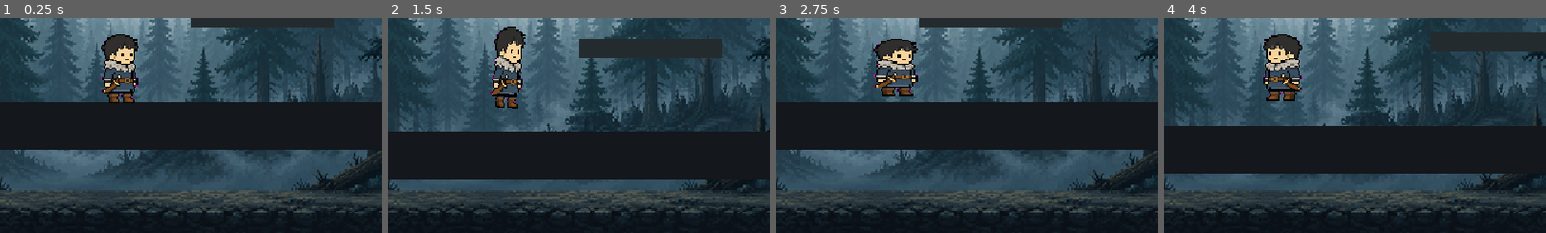
Above: before the commit, frames 1-4 (left to right).
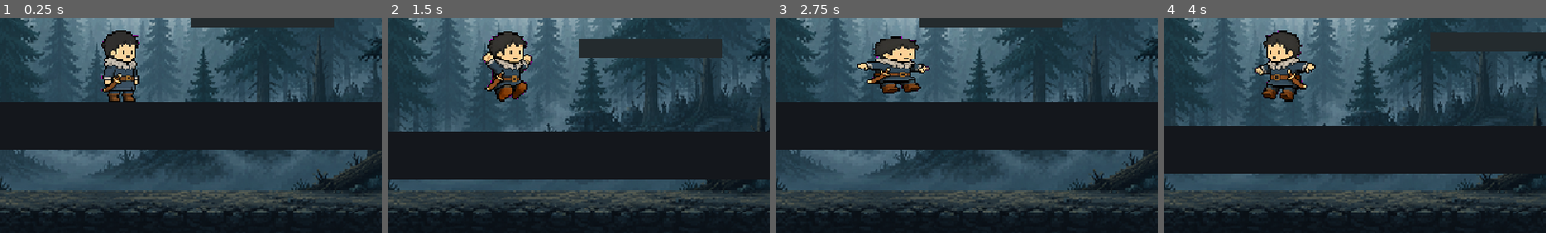
Above: after the commit, the same moments.

Repository: AhmetSoz/verridia
Game: Godot game, scene res://scenes/levels/test_odasi.tscn
The game is run twice, just before and just after one commit, with the same random seed, the same clock (stepped at 60 frames per second) and the same inputs.
Inputs:
- Up to frame 1 (0.25 s): no input
- Up to frame 2 (1.5 s): hold Space (zipla) 0.53-1.28 s; tap L (parry) at 0.6 s; tap Space (zipla) at 1.35 s
- Up to frame 3 (2.75 s): tap L (parry) at 1.55 s; hold Space (zipla) from 2.03 s (still down); tap D (hareket_sag) at 2.1 s
- Up to frame 4 (4 s): release Space (zipla) at 2.78 s; tap A (hareket_sol) at 2.85 s; tap L (parry) at 3.05 s; hold Space (zipla) from 3.53 s (still down); tap Shift (kacin) at 3.6 s
The pictures show only the part of the screen within x 34-84%, y 42-92%; the shares and areas given below are measured in that part.

The runs differ from the first frame. In frame 1, 1.7% of the frame differs, in the area x 26-37%, y 5-40%; in frame 2, 2.4%, in the area x 24-38%, y 4-43%; in frame 3, 2.2%; in frame 4, 2.1%.

Commit message:
OYUN: Togan GERÇEK animasyonlu — yürüme/saldırı/zıplama (AnimatedSprite2D)
- Senin ürettiğin 3 şerit (yürüme 4k, kılıç saldırısı 3k, zıplama 2k) + idle:
  Python ile macenta temizlendi, karelere kesildi, ayak-hizalı ortak 112x72 tuvale
  normalize edildi (hepsi aynı boyutta)
- togan.tscn: Sprite2D → AnimatedSprite2D + SpriteFrames (idle/yuru/saldiri/zipla/dusus)
- player_togan.gd: duruma göre gerçek animasyon oynatma; saldırı comboda baştan başlar;
  procedural juice sadeleşti (gerçek kareler hareketi taşıyor, kod sadece iniş ezilmesi +
  kaçınma yatışı + durum tonlaması ekliyor); flip_h ile yön
- Taşınan asset yolları düzeltildi (togan/, pas-çene/, arkaplanlar/ alt klasörleri)
- Godot import + headless: 0 hata

Co-Authored-By: Claude Fable 5 <noreply@anthropic.com>

Diff:
--- a/game/scenes/characters/togan.tscn
+++ b/game/scenes/characters/togan.tscn
@@ -1,10 +1,47 @@
-[gd_scene load_steps=9 format=3]
+[gd_scene load_steps=18 format=3]
 
 [ext_resource type="Script" path="res://scripts/movement/player_togan.gd" id="1_pt"]
 [ext_resource type="Script" path="res://scripts/combat/combat_stats.gd" id="2_cs"]
 [ext_resource type="Script" path="res://scripts/combat/hitbox.gd" id="3_hb"]
 [ext_resource type="Script" path="res://scripts/combat/hurtbox.gd" id="4_hu"]
-[ext_resource type="Texture2D" uid="uid://2yweu18xc7mm" path="res://asset/togan_idle.png" id="5_tex"]
+[ext_resource type="Texture2D" uid="uid://bio8h0gay6qc0" path="res://asset/togan/idle_0.png" id="10"]
+[ext_resource type="Texture2D" uid="uid://bb0g6yogfqgcw" path="res://asset/togan/yuru_0.png" id="11"]
+[ext_resource type="Texture2D" uid="uid://j4eoejt5nix7" path="res://asset/togan/yuru_1.png" id="12"]
+[ext_resource type="Texture2D" uid="uid://dbt3un46elsm8" path="res://asset/togan/yuru_2.png" id="13"]
+[ext_resource type="Texture2D" uid="uid://co0y2ksa5x6i1" path="res://asset/togan/yuru_3.png" id="14"]
+[ext_resource type="Texture2D" uid="uid://bucwvlhurr6nh" path="res://asset/togan/saldiri_0.png" id="15"]
+[ext_resource type="Texture2D" uid="uid://gt0ssup7rinp" path="res://asset/togan/saldiri_1.png" id="16"]
+[ext_resource type="Texture2D" uid="uid://b50ikojah80ba" path="res://asset/togan/saldiri_2.png" id="17"]
+[ext_resource type="Texture2D" uid="uid://b6oruhxu2kiey" path="res://asset/togan/zipla_0.png" id="18"]
+[ext_resource type="Texture2D" uid="uid://cx1h3fak17mvr" path="res://asset/togan/zipla_1.png" id="19"]
+
+[sub_resource type="SpriteFrames" id="sf"]
+animations = [{
+"frames": [{"duration": 1.0, "texture": ExtResource("10")}],
+"loop": true,
+"name": &"idle",
+"speed": 5.0
+}, {
+"frames": [{"duration": 1.0, "texture": ExtResource("11")}, {"duration": 1.0, "texture": ExtResource("12")}, {"duration": 1.0, "texture": ExtResource("13")}, {"duration": 1.0, "texture": ExtResource("14")}],
+"loop": true,
+"name": &"yuru",
+"speed": 10.0
+}, {
+"frames": [{"duration": 1.0, "texture": ExtResource("15")}, {"duration": 1.0, "texture": ExtResource("16")}, {"duration": 1.0, "texture": ExtResource("17")}],
+"loop": false,
+"name": &"saldiri",
+"speed": 14.0
+}, {
+"frames": [{"duration": 1.0, "texture": ExtResource("18")}],
+"loop": true,
+"name": &"zipla",
+"speed": 5.0
+}, {
+"frames": [{"duration": 1.0, "texture": ExtResource("19")}],
+"loop": true,
+"name": &"dusus",
+"speed": 5.0
+}]
 
 [sub_resource type="RectangleShape2D" id="govde_sekil"]
 size = Vector2(20, 44)
@@ -20,9 +57,11 @@
 collision_mask = 1
 script = ExtResource("1_pt")
 
-[node name="Gorsel" type="Sprite2D" parent="."]
-position = Vector2(0, -29)
-texture = ExtResource("5_tex")
+[node name="Gorsel" type="AnimatedSprite2D" parent="."]
+position = Vector2(0, -34)
+sprite_frames = SubResource("sf")
+animation = &"idle"
+autoplay = "idle"
 
 [node name="CollisionShape2D" type="CollisionShape2D" parent="."]
 position = Vector2(0, -22)
@@ -48,11 +87,5 @@
 [node name="HurtboxSekil" type="CollisionShape2D" parent="Hurtbox"]
 shape = SubResource("hurtbox_sekil")
 
-[node name="Slash" type="Polygon2D" parent="."]
-visible = false
-position = Vector2(18, -24)
-color = Color(0.95, 0.98, 1, 0.9)
-polygon = PackedVector2Array(3, -18, 16, -9, 21, 0, 16, 9, 3, 18, 8, 9, 12, 0, 8, -9)
-
 [node name="Camera2D" type="Camera2D" parent="."]
 position = Vector2(0, -40)
--- a/game/scenes/enemies/dummy.tscn
+++ b/game/scenes/enemies/dummy.tscn
@@ -4,7 +4,7 @@
 [ext_resource type="Script" path="res://scripts/combat/combat_stats.gd" id="2_cs"]
 [ext_resource type="Script" path="res://scripts/combat/hitbox.gd" id="3_hb"]
 [ext_resource type="Script" path="res://scripts/combat/hurtbox.gd" id="4_hu"]
-[ext_resource type="Texture2D" uid="uid://daeip5b7hsqjv" path="res://asset/pascene_idle.png" id="5_tex"]
+[ext_resource type="Texture2D" uid="uid://daeip5b7hsqjv" path="res://asset/pas-çene/pascene_idle.png" id="5_tex"]
 
 [sub_resource type="RectangleShape2D" id="govde_sekil"]
 size = Vector2(22, 36)
--- a/game/scenes/levels/test_odasi.tscn
+++ b/game/scenes/levels/test_odasi.tscn
@@ -3,7 +3,7 @@
 [ext_resource type="Script" path="res://scripts/tests/test_odasi.gd" id="1_to"]
 [ext_resource type="PackedScene" path="res://scenes/characters/togan.tscn" id="2_tg"]
 [ext_resource type="PackedScene" path="res://scenes/enemies/dummy.tscn" id="3_dm"]
-[ext_resource type="Texture2D" uid="uid://d4c08673qt2d1" path="res://asset/golgeortu_arka.png" id="4_bg"]
+[ext_resource type="Texture2D" uid="uid://d4c08673qt2d1" path="res://asset/arkaplanlar/golgeortu_arka.png" id="4_bg"]
 
 [sub_resource type="RectangleShape2D" id="zemin_sekil"]
 size = Vector2(1200, 40)
--- a/game/scripts/movement/player_togan.gd
+++ b/game/scripts/movement/player_togan.gd
@@ -52,8 +52,7 @@
 @onready var stats: CombatStats = $CombatStats
 @onready var hitbox: Hitbox = $Hitbox
 @onready var hurtbox: Hurtbox = $Hurtbox
-@onready var gorsel: Sprite2D = $Gorsel
-@onready var slash: Polygon2D = $Slash
+@onready var gorsel: AnimatedSprite2D = $Gorsel
 
 func _ready() -> void:
 	add_to_group("oyuncu")
@@ -220,6 +219,8 @@
 		_duruma_gec(Durum.HAFIF_SALDIRI)
 	hitbox.position.x = 18.0 * yon
 	velocity.x = 0.0
+	gorsel.play("saldiri")
+	gorsel.set_frame_and_progress(0, 0.0)   # kombo için baştan
 
 func _saldiri_guncelle(_delta: float) -> void:
 	var evreler: Array = AGIR_EVRELER if _saldiri_agir_mi else HAFIF_EVRELER
@@ -304,88 +305,42 @@
 		_parry_aktif = false
 
 func _durum_gorseli() -> void:
-	## Sprite tonlaması: duruma göre modulate (animasyon gelene kadar geri bildirim).
-	## modulate >1 aşırı parlama; alpha < 1 soluklaşma sağlar.
-	var ton := Color.WHITE                         # normal: dokunma
+	## Animasyon seçimi + durum tonlaması (modulate).
+	var ton := Color.WHITE
+	var anim := "idle"
 	match durum:
+		Durum.KOSU:
+			anim = "yuru"
+		Durum.ZIPLA:
+			anim = "zipla"
+		Durum.DUSUS:
+			anim = "dusus"
+		Durum.HAFIF_SALDIRI, Durum.AGIR_SALDIRI:
+			anim = "saldiri"                        # başlatma _saldiri_basla'da
 		Durum.KACINMA:
-			ton = Color(1, 1, 1, 0.45)             # dokunulmazlıkta soluk
-		Durum.HAFIF_SALDIRI:
-			ton = Color(1.15, 1.12, 0.95)          # hafif parlama
-		Durum.AGIR_SALDIRI:
-			ton = Color(1.3, 1.05, 0.85)           # ağır: sıcak parlama
+			ton = Color(1, 1, 1, 0.45)              # dokunulmazlıkta soluk
 		Durum.PARRY:
-			ton = Color(1.6, 1.5, 1.0) if _parry_aktif else Color(0.8, 0.8, 0.75)
+			ton = Color(1.6, 1.5, 1.0) if _parry_aktif else Color(0.85, 0.85, 0.8)
 		Durum.HASAR, Durum.SENDELEME:
-			ton = Color(1.5, 0.55, 0.55)           # kırmızı flaş
+			ton = Color(1.5, 0.55, 0.55)            # kırmızı flaş
 		Durum.OLU:
 			ton = Color(0.45, 0.45, 0.5)
 	gorsel.modulate = ton
-	# yön çevirme _animasyon() içinde scale.x işaretiyle yapılır
-
-# ---------- Procedural animasyon (tek sprite'ı canlandırır, yeni kare gerekmez) ----------
-const GORSEL_TABAN_Y := -29.0
-var _anim_zaman: float = 0.0
+	gorsel.flip_h = yon < 0
+	if gorsel.animation != anim:
+		gorsel.play(anim)
+
+# ---------- Ek juice (gerçek kareler üstüne: iniş ezilmesi + kaçınma yatışı) ----------
 var _squash: Vector2 = Vector2.ONE
-var _hedef_squash: Vector2 = Vector2.ONE
 var _onceki_yerde: bool = true
 
 func _animasyon(delta: float) -> void:
-	_anim_zaman += delta
 	var yerde := is_on_floor()
-	var offset_y := 0.0
-	var offset_x := 0.0
-	var egim := 0.0
-	_hedef_squash = Vector2.ONE
-	slash.visible = false
-
-	match durum:
-		Durum.KOSU:
-			# Belirgin koşu: çift zıplama + adım sallanması + öne eğim
-			var hiz_orani: float = clampf(absf(velocity.x) / kosu_hizi, 0.3, 1.0)
-			var faz := _anim_zaman * 16.0
-			offset_y = -absf(sin(faz)) * 5.0 * hiz_orani          # zemine değip zıplama
-			offset_x = cos(faz) * 1.5 * yon                        # adım salınımı
-			egim = deg_to_rad(9.0) * yon                           # koşarken öne yatık
-			# Ayak yere değince hafif ezil
-			_hedef_squash = Vector2(1.0 + 0.06 * absf(cos(faz)), 1.0 - 0.06 * absf(cos(faz)))
-		Durum.BOS:
-			offset_y = sin(_anim_zaman * 3.0)                      # nefes
-			_hedef_squash = Vector2(1.0, 1.0 + 0.03 * sin(_anim_zaman * 3.0))
-		Durum.ZIPLA:
-			_hedef_squash = Vector2(0.82, 1.2)                     # yukarı uzama
-			egim = deg_to_rad(4.0) * yon
-		Durum.DUSUS:
-			_hedef_squash = Vector2(0.9, 1.12)
-		Durum.HAFIF_SALDIRI, Durum.AGIR_SALDIRI:
-			# Aktif evrede öne atıl + kılıç parlaması göster
-			var aktif := _saldiri_evre == 1
-			var g: float = 1.0 if aktif else 0.35
-			offset_x = 7.0 * yon * g
-			_hedef_squash = Vector2(1.0 + 0.15 * g, 1.0 - 0.08 * g)
-			if aktif:
-				slash.visible = true
-				slash.scale.x = float(yon)
-				# Yay gibi süpürme: üstten alta hızlı dön + solma
-				var t: float = clampf(_durum_sayac / 0.12, 0.0, 1.0)
-				slash.rotation = deg_to_rad(lerpf(-55.0, 55.0, t)) * yon
-				slash.modulate.a = 1.0 - t
-		Durum.KACINMA:
-			egim = deg_to_rad(20.0) * yon                          # öne yatış
-			_hedef_squash = Vector2(1.18, 0.86)
-		Durum.HASAR:
-			offset_x = sin(_anim_zaman * 70.0) * 2.0               # sarsıntı
-		_:
-			pass
-
-	# İniş ezilmesi
+	# İniş ezilmesi (karelerin üstüne küçük dokunuş)
 	if yerde and not _onceki_yerde:
-		_squash = Vector2(1.3, 0.7)
+		_squash = Vector2(1.28, 0.72)
 	_onceki_yerde = yerde
-
-	_squash = _squash.lerp(_hedef_squash, 1.0 - exp(-20.0 * delta))
-	var flip := -1.0 if yon < 0 else 1.0
-	gorsel.scale = Vector2(_squash.x * flip, _squash.y)
-	gorsel.rotation = egim
-	# Tam piksele yuvarla (jitter'ı önler)
-	gorsel.position = Vector2(round(offset_x), round(GORSEL_TABAN_Y + offset_y))
+	_squash = _squash.lerp(Vector2.ONE, 1.0 - exp(-20.0 * delta))
+	gorsel.scale = _squash
+	# Kaçınmada öne yatış (flip_h yönüne göre)
+	gorsel.rotation = deg_to_rad(16.0) * yon if durum == Durum.KACINMA else 0.0
Renamed: game/asset/Gölge-Örtü ormanı.png -> game/asset/arkaplanlar/Gölge-Örtü ormanı.png
Not shown, added: game/asset/arkaplanlar/Gölge-Örtü ormanı.png.import
Renamed: game/asset/golgeortu_arka.png -> game/asset/arkaplanlar/golgeortu_arka.png
Not shown, added: game/asset/arkaplanlar/golgeortu_arka.png.import
Renamed: game/asset/Pas-Çene.png -> game/asset/pas-çene/Pas-Çene.png
Not shown, added: game/asset/pas-çene/Pas-Çene.png.import
Renamed: game/asset/pascene_idle.png -> game/asset/pas-çene/pascene_idle.png
Not shown, added: game/asset/pas-çene/pascene_idle.png.import
Binary file added: game/asset/togan/KILIÇ SALDIRISI.png
Not shown, added: game/asset/togan/KILIÇ SALDIRISI.png.import
Binary file added: game/asset/togan/ZIPLAMA-DÜŞME.png
Not shown, added: game/asset/togan/ZIPLAMA-DÜŞME.png.import
(and 26 more such lines)
